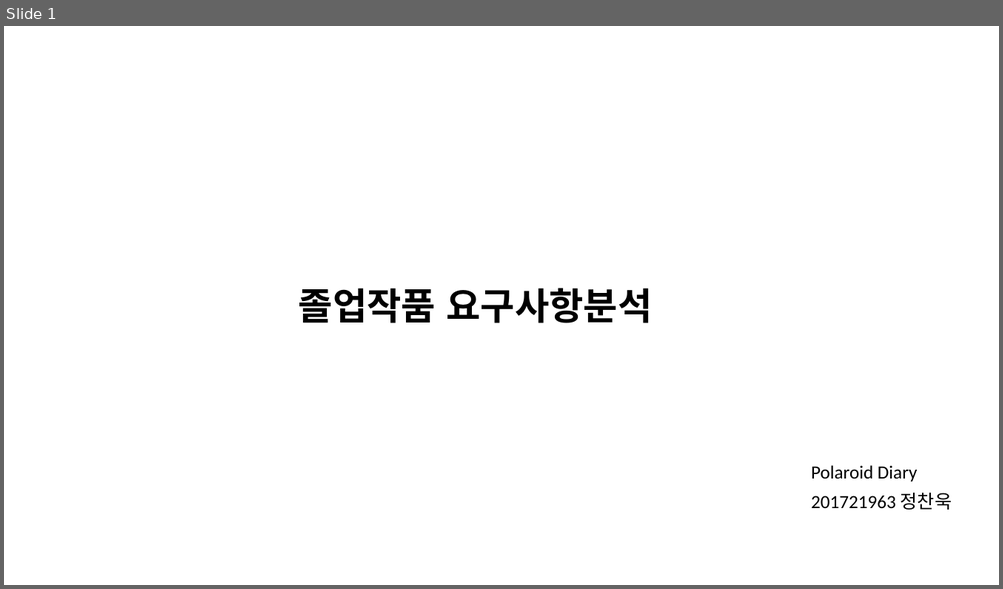
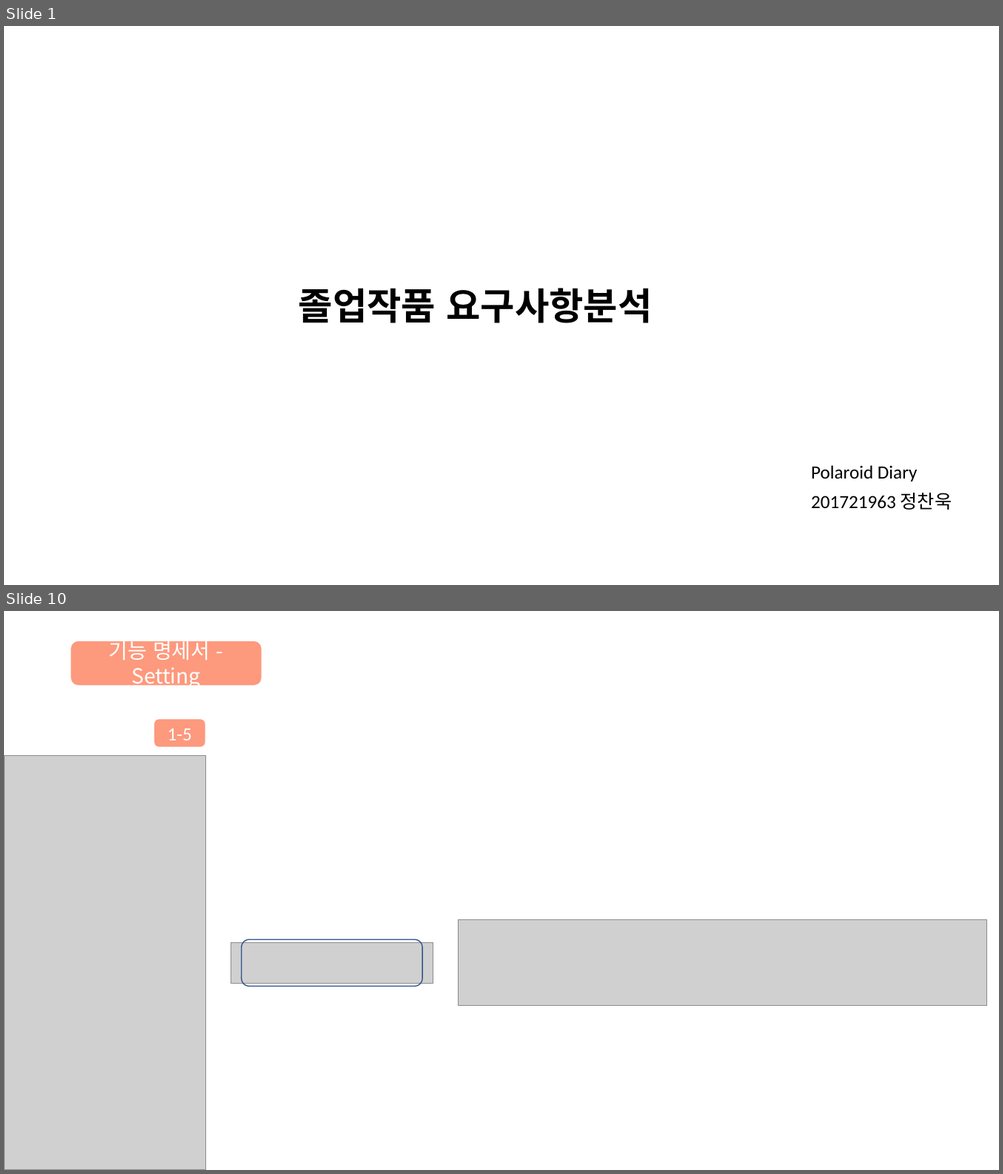
Before and after one commit to chaeHaram/University, a slide deck: 4-1/소프트웨어 종합설계/7주차/졸업작품 요구사항분석.pptx. Shown one above the other, each under a label of ours: slide 1 before the commit, slides 1 and 10 after it; the slides between them are not shown. The pictures are 1003x589 and 1003x1174 pixels, drawn with LibreOffice and Linux fonts; fonts in the diff are those of the drawing; grey boxes stand for pictures. Boxes give left, top, right and bottom in pixels: in the first picture for what was removed or moved away, otherwise in the second. Text is boxed around its words. In the diff, an @@ line names an element or a change of style, - is before the commit and + after.

```diff
--- a/4-1/소프트웨어 종합설계/7주차/졸업작품 요구사항분석.pptx
+++ b/4-1/소프트웨어 종합설계/7주차/졸업작품 요구사항분석.pptx
@@ slide 10 added at [4,611,999,1170], background #FFFFFF @@
@@ rounded rectangle added at [71,641,262,686], fill #FD997D, 20 pt, text #FFFFFF @@
+기능 명세서 - Setting
@@ rounded rectangle added at [155,719,205,747], fill #FD997D, 18 pt, text #FFFFFF @@
+1-5
@@ picture added at [4,756,205,1170] @@
@@ picture added at [458,920,987,1005] @@
@@ picture added at [231,943,432,984] @@
@@ rounded rectangle added at [242,940,422,987], outline #325491 1 pt @@
```
Also in this commit, not shown: 1 slide changed, 7 other slides added, 12 other files.
